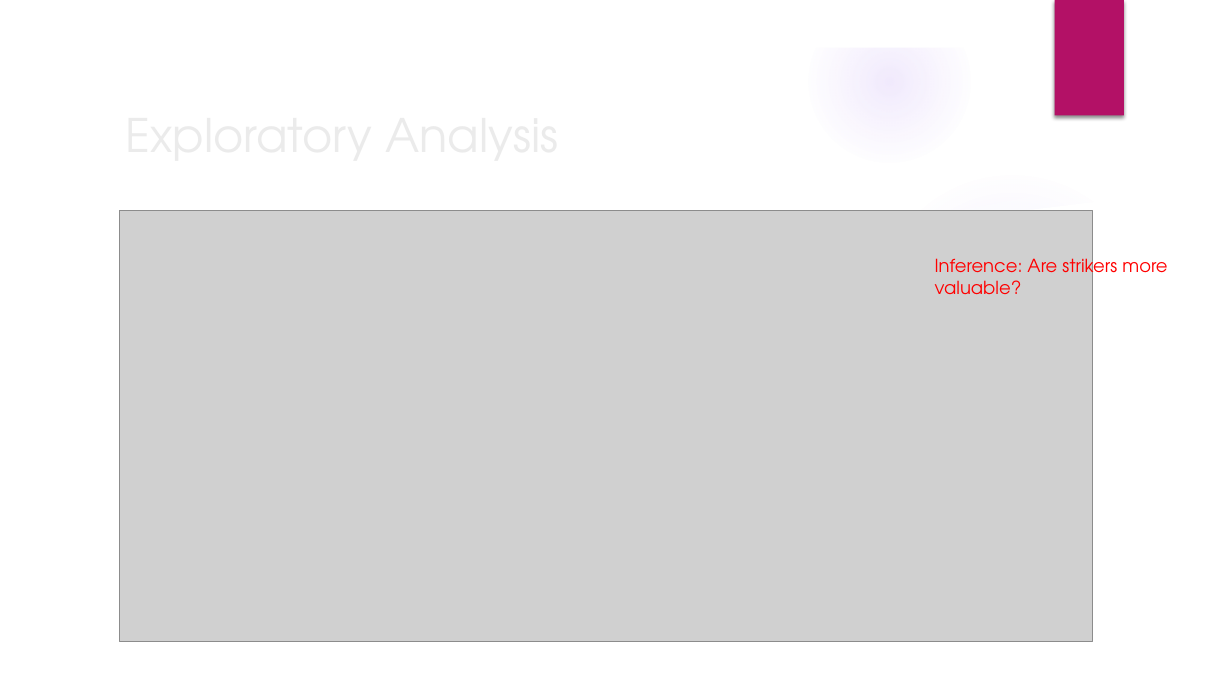
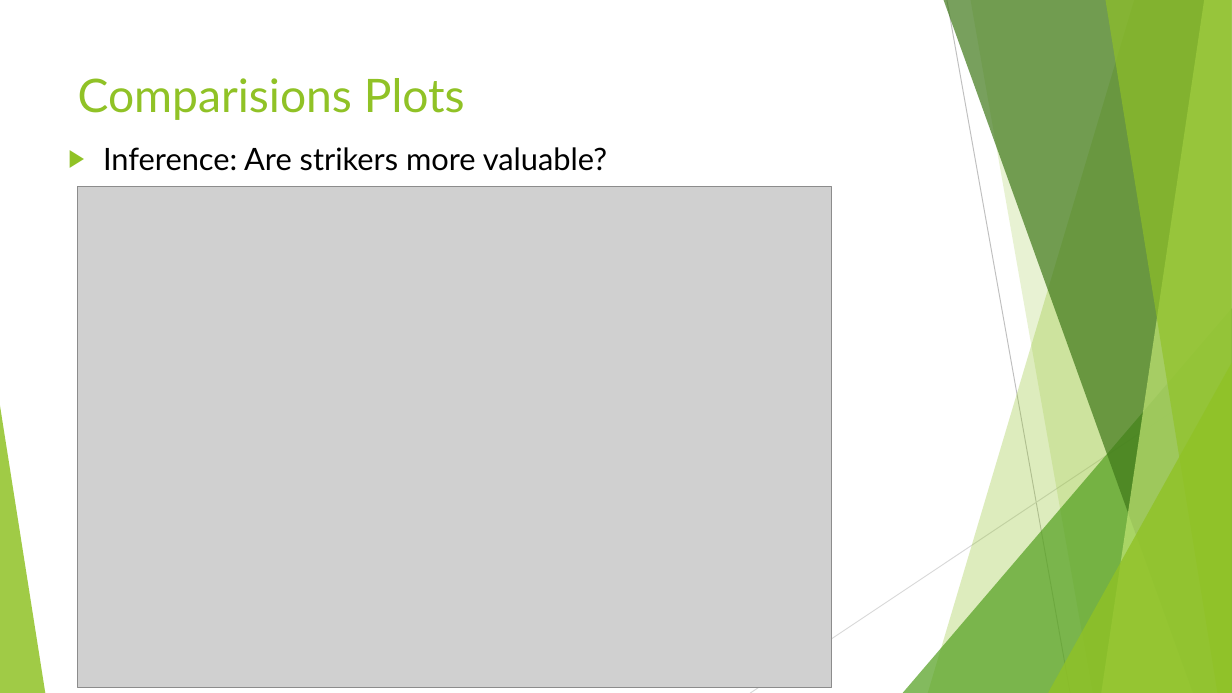
Before and after one commit to sharax/ECE_143_Group_11, a slide deck: slide 16 of ECE_143.pptx. Drawn at 1232x693 pixels with LibreOffice and Linux fonts; fonts in the diff are those of the drawing; grey boxes stand for pictures; background and template pictures are left out. Boxes give left, top, right and bottom in pixels: in the first picture for what was removed or moved away, otherwise in the second. Text is boxed around its words. In the diff, an @@ line names an element or a change of style, - is before the commit and + after.

```diff
--- a/ECE_143.pptx
+++ b/ECE_143.pptx
@@ group removed at (x1=0, y1=0, x2=1232, y2=693): 5 ellipses, 3 freeform shapes @@
@@ rectangle removed at (x1=1055, y1=0, x2=1124, y2=116) @@
@@ title "Comparisions Plots" at (x1=78, y1=78, x2=465, y2=120): vertical alignment middle to top @@
@@ title at (x1=78, y1=78, x2=465, y2=120): text changed; font TeX Gyre Adventor to Lato; text colour #EBEBEB to #90C226 @@
-Exploratory Analysis
+Comparisions Plots
@@ text "Inference: Are strikers more valuable?" moved from (x1=935, y1=254, x2=1167, y2=294) to (x1=103, y1=147, x2=607, y2=171) @@
@@ text "Inference: Are strikers more valuable?" at (x1=103, y1=147, x2=607, y2=171): size 14 to 24 pt, font TeX Gyre Adventor to Lato, text colour #FF0000 to #000000; bullet none to ▶; more space between paragraphs @@
@@ picture resized from (x1=119, y1=211, x2=1093, y2=642) to (x1=78, y1=187, x2=832, y2=689) @@
@@ group added at (x1=0, y1=0, x2=1232, y2=693): 5 freeform shapes, 3 triangles, 2 lines @@
```
Also in this commit, not shown: 11 other slides changed, 6 slides added, 7 slides removed.
